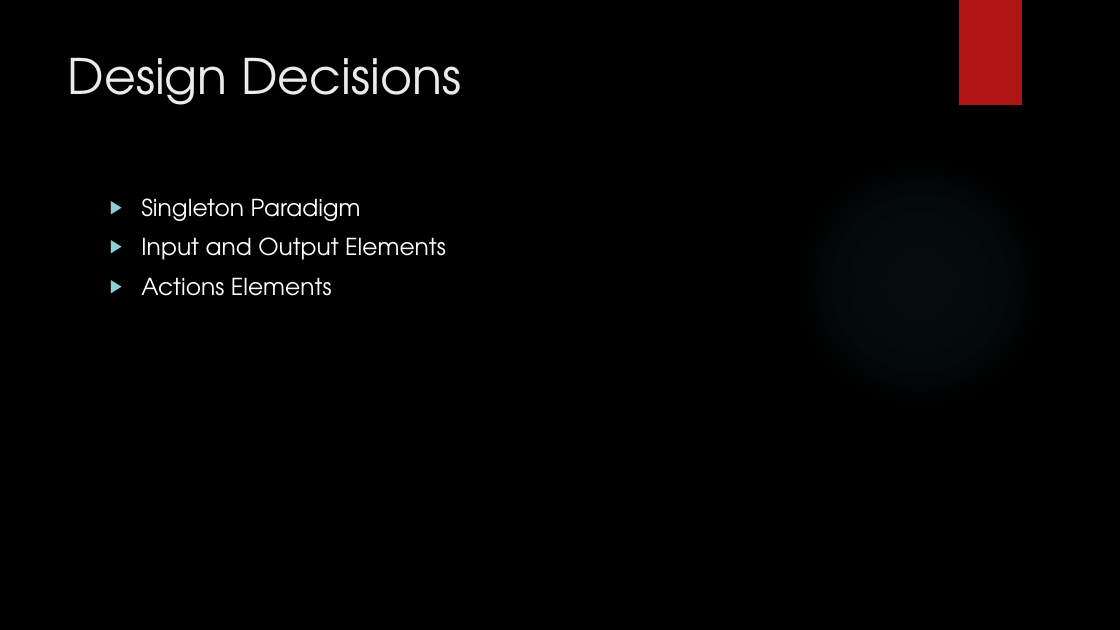
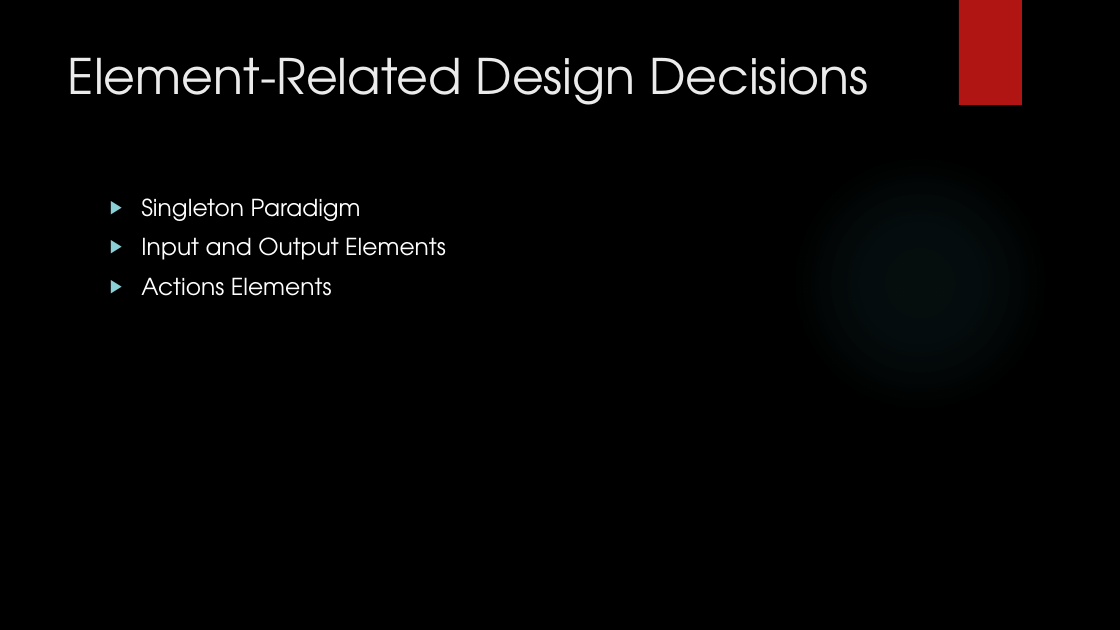
Before and after one commit to JasonGYoung/ProjectReport, a slide deck: slide 9 of DefensePresentation.pptx. Drawn at 1120x630 pixels with LibreOffice and Linux fonts; fonts in the diff are those of the drawing; background and template pictures are left out. Boxes give left, top, right and bottom in pixels: in the first picture for what was removed or moved away, otherwise in the second. Text is boxed around its words. In the diff, an @@ line names an element or a change of style, - is before the commit and + after.

```diff
--- a/DefensePresentation.pptx
+++ b/DefensePresentation.pptx
@@ title at <box>68,57,869,105</box>: text changed @@
-Design Decisions
+Element-Related Design Decisions
```
Also in this commit, not shown: 4 other slides changed.
